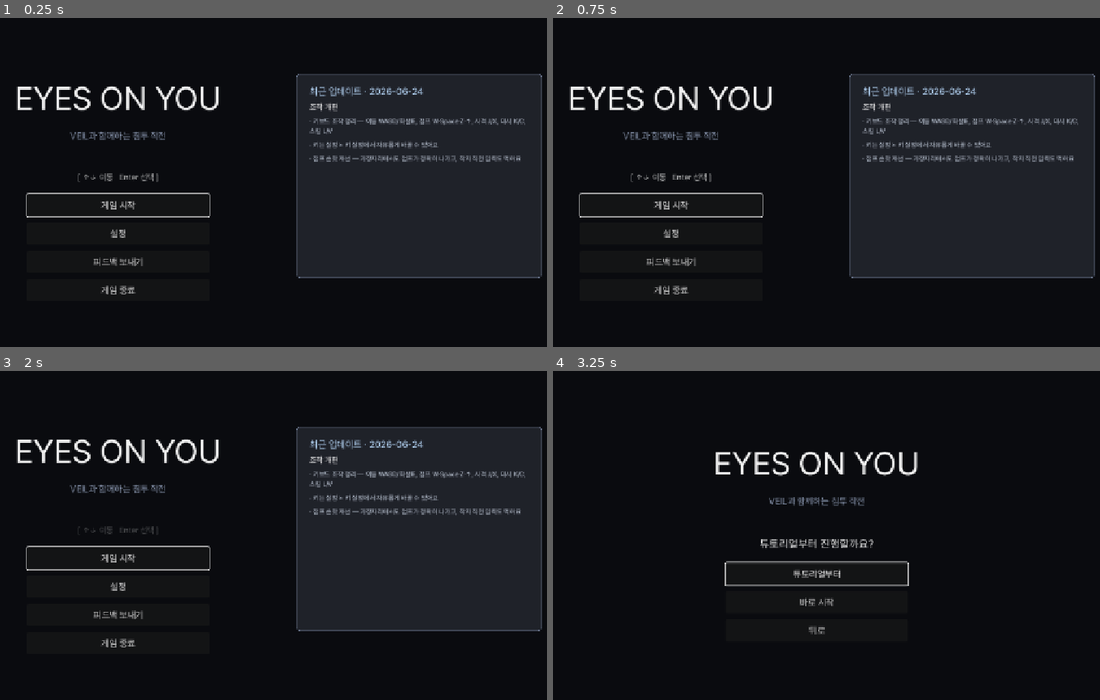
Above: before the commit, frames 1-4 (two rows, left to right).
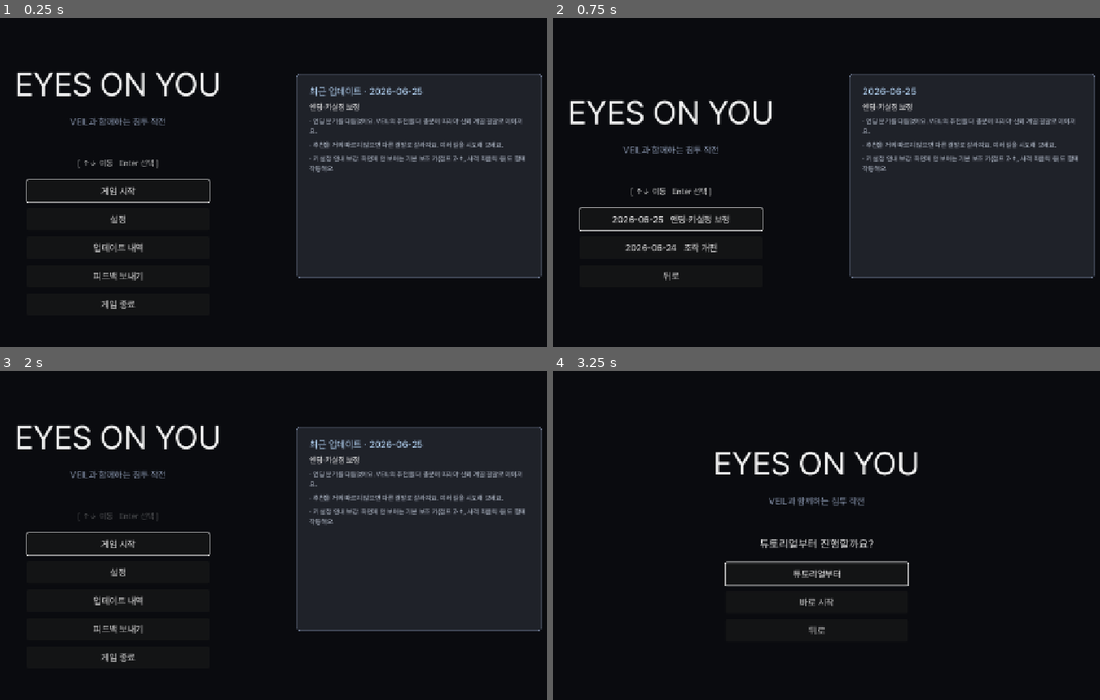
Above: after the commit, the same moments.

Repository: soomin007/EyesOnYou
Game: Godot game, scene res://scenes/main.tscn
Same seed, same stepped clock (60 frames per second), same inputs: the game is played once before the commit and once after it.
Inputs (mouse positions are in pixels of both pictures, inside the frame that each line leads up to):
- Up to frame 1 (0.25 s): no input
- Up to frame 2 (0.75 s): click (673, 248) at 0.5 s, where only the run after the commit has a clickable "업데이트 내역"
- Up to frame 3 (2 s): click (120, 627) at 1.25 s, where only the run after the commit has a clickable "뒤로"
- Up to frame 4 (3.25 s): click "게임 시작" at 2 s; click "일반 모드" at 2.75 s

The runs differ from the first frame. In frame 1, 5.3% of the frame differs, in the area x 2-97%, y 16-89%; in frame 2, 5.7%, in the area x 2-97%, y 20-85%; in frame 3, 5.2%; in frame 4, nothing differs.

Commit message:
feat(ui): 최근 업데이트 패널에 역대 패치노트 열람 추가 + 06-25 항목
- GameInfo.PATCH_NOTES에 2026-06-25 '엔딩·키설정 보정' 추가(신뢰 임계 2/3 상향,
  키설정 보조키 안내). 표시 텍스트 em dash 없음
- Title: 메인 메뉴 '업데이트 내역' 버튼 + STATE_PATCHNOTES 신규. 좌측 역대 패치
  목록(날짜·제목), 포커스/호버로 우측 패널에 상세를 펼침(STATE_MODE 패턴 재사용)
- _build_patch_panel을 패널 생성 / _fill_patch_panel(내용) 으로 분리 —
  MAIN=최신 1건, PATCHNOTES=좌측에서 고른 패치 표시

Co-Authored-By: Claude Opus 4.8 (1M context) <noreply@anthropic.com>

Diff:
--- a/scripts/GameInfo.gd
+++ b/scripts/GameInfo.gd
@@ -2,13 +2,24 @@
 extends RefCounted
 
 # 패치노트 + 로딩 팁의 단일 소스.
-# - 패치노트: Title 화면 "최근 업데이트" 패널이 최신 항목을 표시.
+# - 패치노트: Title 화면 "최근 업데이트" 패널이 최신 1건을 표시. 메인 메뉴 "업데이트 내역"에서
+#   역대 패치를 좌측 목록으로 골라 우측 패널에 펼쳐볼 수 있다(Title.STATE_PATCHNOTES).
 # - 팁: 맵 진입 브리핑에서 1개씩 로테이션(피드백 "게임이 안 알려준다" 보완).
 # 새 내용은 여기 배열에만 추가하면 UI가 자동 반영(하드코딩 분산 금지).
 # (데모판: 발판 재배치는 본편 전용이라 패치노트에서 제외 — 조작 패치만 반영.)
+# 표시 텍스트라 em dash(—) 금지 — 쉼표/마침표/가운뎃점(·)으로.
 
 # 최신순(맨 위가 최신). date = 표시용, items = 변경점 줄.
 const PATCH_NOTES: Array = [
+	{
+		"date": "2026-06-25",
+		"title": "엔딩·키설정 보정",
+		"items": [
+			"엔딩 분기를 다듬었어요. VEIL의 추천을 더 충분히 따라야 신뢰 계열 결말로 이어져요.",
+			"추천을 거의 따르지 않으면 다른 결말로 갈라져요. 여러 길을 시도해 보세요.",
+			"키 설정 안내 보강. 화면에 안 보이는 기본 보조 키(점프 Z·↑, 사격 좌클릭 등)도 함께 작동해요.",
+		],
+	},
 	{
 		"date": "2026-06-24",
 		"title": "조작 개편",
--- a/scripts/Title.gd
+++ b/scripts/Title.gd
@@ -6,7 +6,7 @@
 #   STATE_TUTOR : 튜토리얼부터 시작? 예 / 아니오 / 뒤로
 # 각 단계는 Buttons VBox를 비우고 다시 빌드. ESC/패드 B는 한 단계 뒤로.
 
-enum { STATE_MAIN, STATE_MODE, STATE_TUTOR, STATE_NEWGAME_CONFIRM }
+enum { STATE_MAIN, STATE_MODE, STATE_TUTOR, STATE_NEWGAME_CONFIRM, STATE_PATCHNOTES }
 
 @onready var hint_label: Label = $Center/V/Hint
 @onready var buttons_box: VBoxContainer = $Center/V/Buttons
@@ -20,6 +20,7 @@
 # STATE_MODE 전용 설명 패널 (오른쪽 회색 박스).
 var description_panel: PanelContainer = null
 var patch_panel: PanelContainer = null
+var patch_v: VBoxContainer = null
 var description_title_label: Label = null
 var description_text_label: Label = null
 var description_icon: ColorRect = null
@@ -83,9 +84,9 @@
 	v.add_child(description_text_label)
 
 func _build_patch_panel() -> void:
-	# STATE_MAIN에서 보이는 우측 "최근 업데이트" 박스. GameInfo.PATCH_NOTES 최신 1건.
-	var patch: Dictionary = GameInfo.latest_patch()
-	if patch.is_empty():
+	# 우측 "최근 업데이트" 박스(컨테이너만 생성). STATE_MAIN은 최신 1건, STATE_PATCHNOTES는
+	# 좌측 목록에서 고른 패치를 보여준다. 내용 채우기는 _fill_patch_panel이 담당.
+	if GameInfo.PATCH_NOTES.is_empty():
 		return
 	patch_panel = PanelContainer.new()
 	patch_panel.set_anchors_preset(Control.PRESET_TOP_LEFT)
@@ -109,21 +110,31 @@
 	sb.corner_radius_bottom_right = 6
 	patch_panel.add_theme_stylebox_override("panel", sb)
 	add_child(patch_panel)
-	var v := VBoxContainer.new()
-	v.add_theme_constant_override("separation", 10)
-	patch_panel.add_child(v)
+	patch_v = VBoxContainer.new()
+	patch_v.add_theme_constant_override("separation", 10)
+	patch_panel.add_child(patch_v)
+	_fill_patch_panel(GameInfo.latest_patch(), true)
+
+# 우측 패치 패널 내용을 채운다. latest=true면 "최근 업데이트 · 날짜"(STATE_MAIN), false면 날짜만(목록 열람).
+func _fill_patch_panel(patch: Dictionary, latest: bool) -> void:
+	if patch_v == null:
+		return
+	for c in patch_v.get_children():
+		c.queue_free()
+	if patch.is_empty():
+		return
 	var header := Label.new()
-	header.text = "최근 업데이트 · %s" % str(patch.get("date", ""))
+	header.text = ("최근 업데이트 · %s" % str(patch.get("date", ""))) if latest else str(patch.get("date", ""))
 	header.add_theme_font_size_override("font_size", 19)
 	header.add_theme_color_override("font_color", Color(0.72, 0.85, 0.98))
-	v.add_child(header)
+	patch_v.add_child(header)
 	var subtitle: String = str(patch.get("title", ""))
 	if subtitle != "":
 		var sub := Label.new()
 		sub.text = subtitle
 		sub.add_theme_font_size_override("font_size", 15)
 		sub.add_theme_color_override("font_color", Color(0.95, 0.95, 0.95))
-		v.add_child(sub)
+		patch_v.add_child(sub)
 	for item in patch.get("items", []):
 		var l := Label.new()
 		l.text = "· " + str(item)
@@ -131,7 +142,7 @@
 		l.add_theme_color_override("font_color", Color(0.78, 0.82, 0.88))
 		l.autowrap_mode = TextServer.AUTOWRAP_WORD_SMART
 		l.custom_minimum_size = Vector2(360, 0)
-		v.add_child(l)
+		patch_v.add_child(l)
 
 func _on_input_kind_changed(_kind: String) -> void:
 	_refresh_hint()
@@ -177,11 +188,14 @@
 	if description_panel != null:
 		description_panel.visible = (new_state == STATE_MODE)
 	if patch_panel != null:
-		patch_panel.visible = (new_state == STATE_MAIN)
+		patch_panel.visible = (new_state == STATE_MAIN or new_state == STATE_PATCHNOTES)
 	if center_node != null:
-		center_node.anchor_right = 0.55 if (new_state == STATE_MODE or new_state == STATE_MAIN) else 1.0
+		var split: bool = new_state == STATE_MODE or new_state == STATE_MAIN or new_state == STATE_PATCHNOTES
+		center_node.anchor_right = 0.55 if split else 1.0
 	match state:
 		STATE_MAIN:
+			# 메인 재진입 시 우측 패널을 최신 패치로 되돌린다(업데이트 내역 열람 후 복귀 대비).
+			_fill_patch_panel(GameInfo.latest_patch(), true)
 			var b_start := _make_button("게임 시작")
 			b_start.pressed.connect(_on_start_pressed)
 			buttons_box.add_child(b_start)
@@ -193,6 +207,10 @@
 			var b_settings := _make_button("설정")
 			b_settings.pressed.connect(_on_settings_pressed)
 			buttons_box.add_child(b_settings)
+			if not GameInfo.PATCH_NOTES.is_empty():
+				var b_patch := _make_button("업데이트 내역")
+				b_patch.pressed.connect(_set_state.bind(STATE_PATCHNOTES))
+				buttons_box.add_child(b_patch)
 			var b_feedback := _make_button("피드백 보내기")
 			b_feedback.pressed.connect(_on_feedback_pressed)
 			buttons_box.add_child(b_feedback)
@@ -251,6 +269,20 @@
 			b_cancel.pressed.connect(_set_state.bind(STATE_MAIN))
 			buttons_box.add_child(b_cancel)
 			b_cancel.grab_focus.call_deferred()
+		STATE_PATCHNOTES:
+			# 좌측: 역대 패치 목록(날짜 + 제목). 포커스/마우스 호버로 우측 패널에 그 패치 상세를 펼침.
+			for i in GameInfo.PATCH_NOTES.size():
+				var p: Dictionary = GameInfo.PATCH_NOTES[i]
+				var b := _make_button("%s   %s" % [str(p.get("date", "")), str(p.get("title", ""))])
+				b.focus_entered.connect(_fill_patch_panel.bind(p, false))
+				b.mouse_entered.connect(_fill_patch_panel.bind(p, false))
+				buttons_box.add_child(b)
+			var b_back := _make_button("뒤로")
+			b_back.pressed.connect(_on_back_pressed)
+			buttons_box.add_child(b_back)
+			if not GameInfo.PATCH_NOTES.is_empty():
+				_fill_patch_panel(GameInfo.PATCH_NOTES[0], false)
+				(buttons_box.get_child(0) as Button).grab_focus.call_deferred()
 	SfxPlayer.wire_ui_buttons(buttons_box)
 	_refresh_hint()
 
@@ -372,6 +404,8 @@
 			_set_state(STATE_MAIN)
 		STATE_NEWGAME_CONFIRM:
 			_set_state(STATE_MAIN)
+		STATE_PATCHNOTES:
+			_set_state(STATE_MAIN)
 
 func _on_settings_pressed() -> void:
 	if settings_overlay != null:
